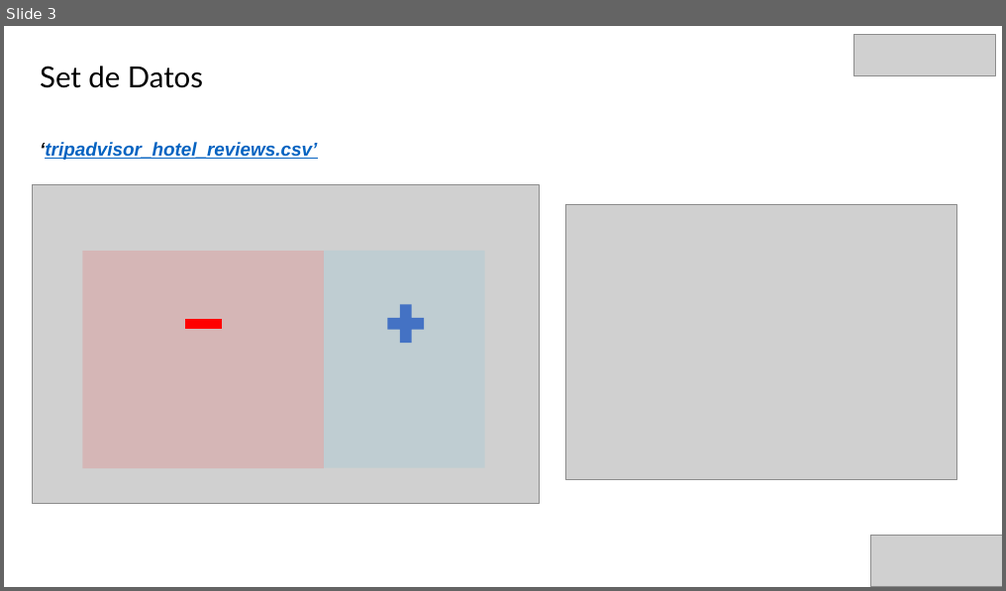
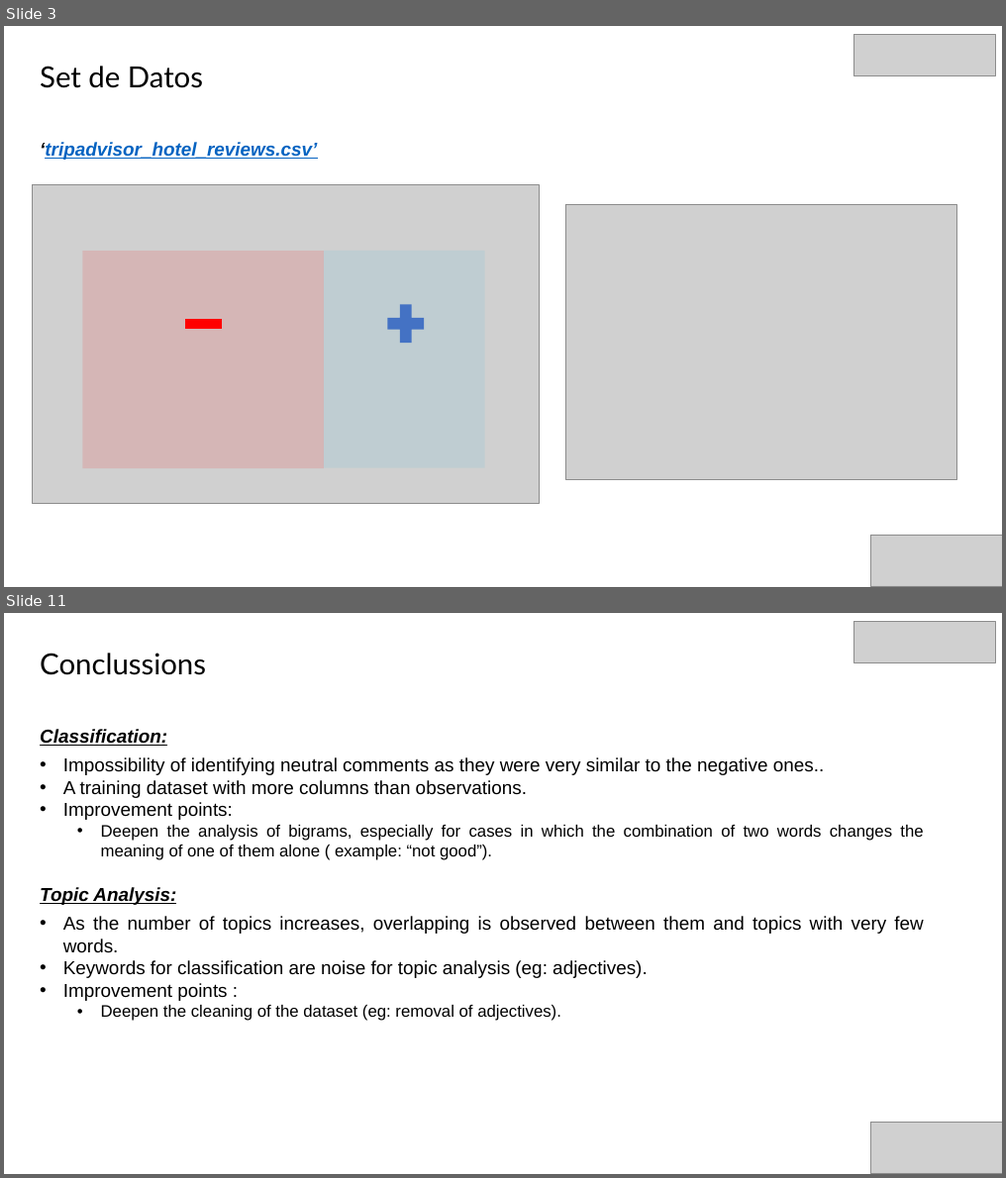
Before and after one commit to john30sg/TripAdvisorTopicModeling, a slide deck: TM_TP0G1_Zanelli_Spena_Sandoval_Biga.pptx. Shown one above the other, each under a label of ours: slide 3 before the commit, slides 3 and 11 after it; the slides between them are not shown. The pictures are 1006x591 and 1006x1178 pixels, drawn with LibreOffice and Linux fonts; fonts in the diff are those of the drawing; grey boxes stand for pictures. Boxes give left, top, right and bottom in pixels: in the first picture for what was removed or moved away, otherwise in the second. Text is boxed around its words. In the diff, an @@ line names an element or a change of style, - is before the commit and + after.

```diff
--- a/TM_TP0G1_Zanelli_Spena_Sandoval_Biga.pptx
+++ b/TM_TP0G1_Zanelli_Spena_Sandoval_Biga.pptx
@@ slide 11 added at <box>4,613,1002,1174</box>, background #FFFFFF @@
@@ picture added at <box>854,621,995,663</box> @@
@@ text added at <box>40,653,206,675</box>, 28 pt, text #000000 @@
+Conclussions
@@ text added at <box>40,729,923,1021</box>, 18 pt, text #000000 @@
+Classification:
+• Impossibility of identifying neutral comments as they were very similar to the negative ones..
+• A training dataset with more columns than observations.
+• Improvement points:
+  • Deepen the analysis of bigrams, especially for cases in which the combination of two words changes the meaning of one of them alone ( example: “not good”).
+Topic Analysis:
+• As the number of topics increases, overlapping is observed between them and topics with very few words.
+• Keywords for classification are noise for topic analysis (eg: adjectives).
+• Improvement points :
+  • Deepen the cleaning of the dataset (eg: removal of adjectives).
@@ picture added at <box>871,1122,1002,1174</box> @@
```
Also in this commit, not shown: 1 slide changed, 8 other slides added, 11 slides removed, 2 other files.
